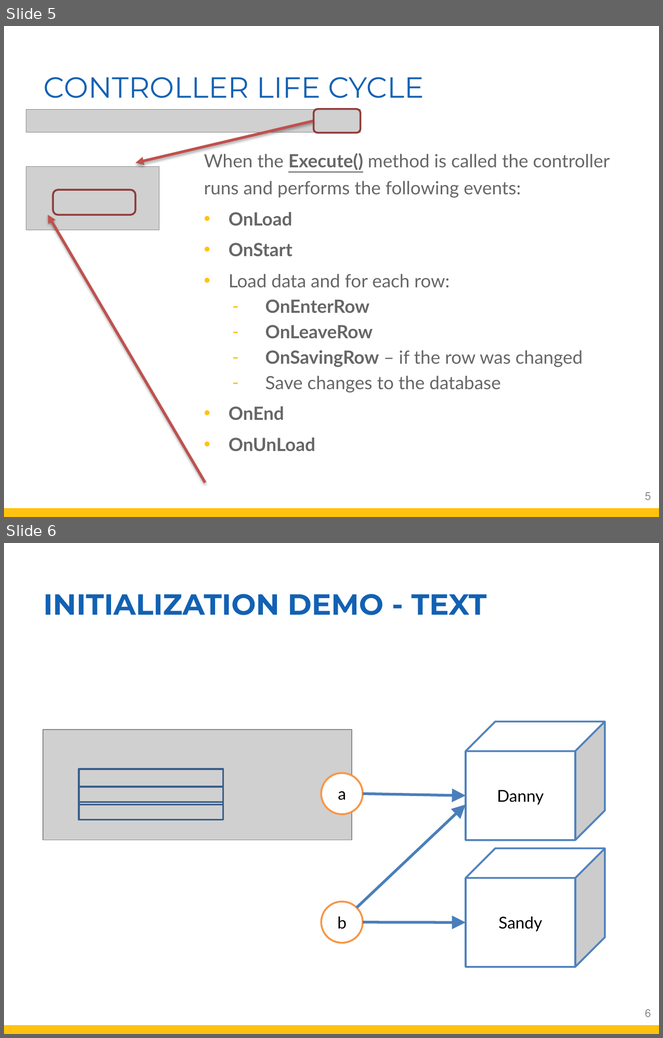
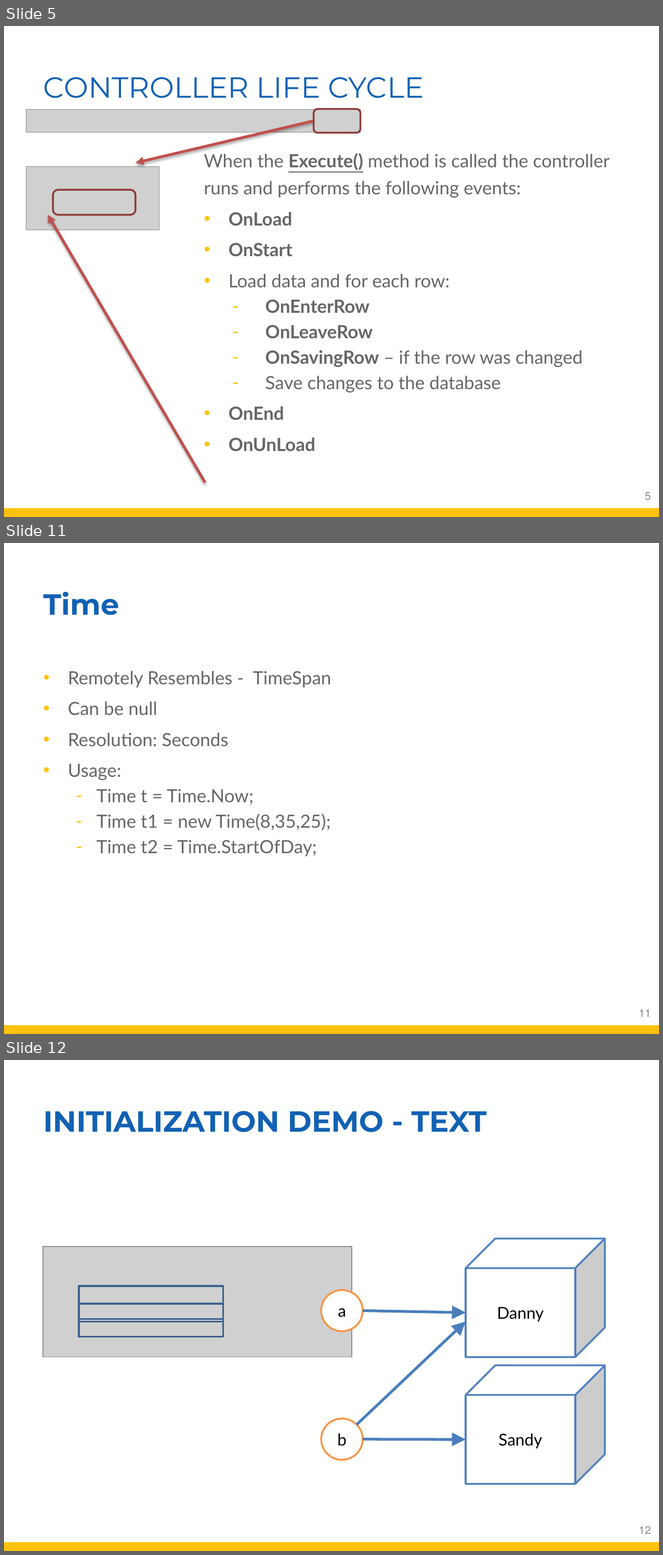
Before and after one commit to FireflyMigration/firefly-doc, a slide deck: dev-docs/guide/Training.pptx. Shown one above the other, each under a label of ours: slides 5 and 6 before the commit, slides 5, 11 and 12 after it; the slides between them are not shown. The pictures are 663x1038 and 663x1555 pixels, drawn with LibreOffice and Linux fonts; fonts in the diff are those of the drawing; grey boxes stand for pictures; background and template pictures are left out. Boxes give left, top, right and bottom in pixels: in the first picture for what was removed or moved away, otherwise in the second. Text is boxed around its words. In the diff, an @@ line names an element or a change of style, - is before the commit and + after.

```diff
--- a/dev-docs/guide/Training.pptx
+++ b/dev-docs/guide/Training.pptx
@@ slide 11 added at (x1=4, y1=543, x2=659, y2=1034), background #FFFFFF; not listed: 1 template element that a slide beside it also shows @@
@@ title added at (x1=44, y1=592, x2=119, y2=615), 32 pt, text #1261B3, bold @@
+Time
@@ text added at (x1=68, y1=671, x2=331, y2=857), 20 pt, text #666666 @@
+• Remotely Resembles - TimeSpan
+• Can be null
+• Resolution: Seconds
+• Usage:
+  – Time t = Time.Now;
+  – Time t1 = new Time(8,35,25);
+  – Time t2 = Time.StartOfDay;
@@ page number added at (x1=639, y1=1009, x2=651, y2=1017), 12 pt, text #898989 @@
+11
@@ what was slide 6 is now slide 12 @@
@@ page number at (x1=639, y1=1526, x2=651, y2=1534): text changed @@
-6
+12
```
Also in this commit, not shown: 5 other slides added, 1 other file.
